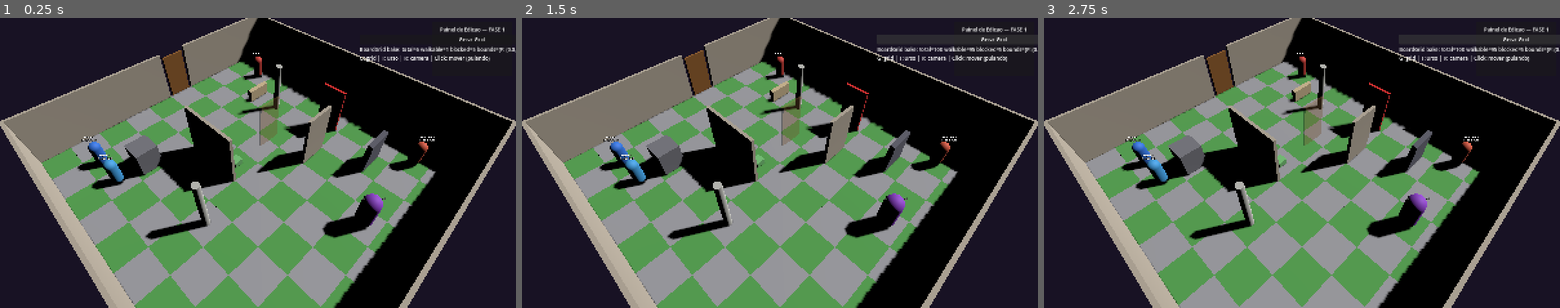
Above: before the commit, frames 1-3 (left to right).
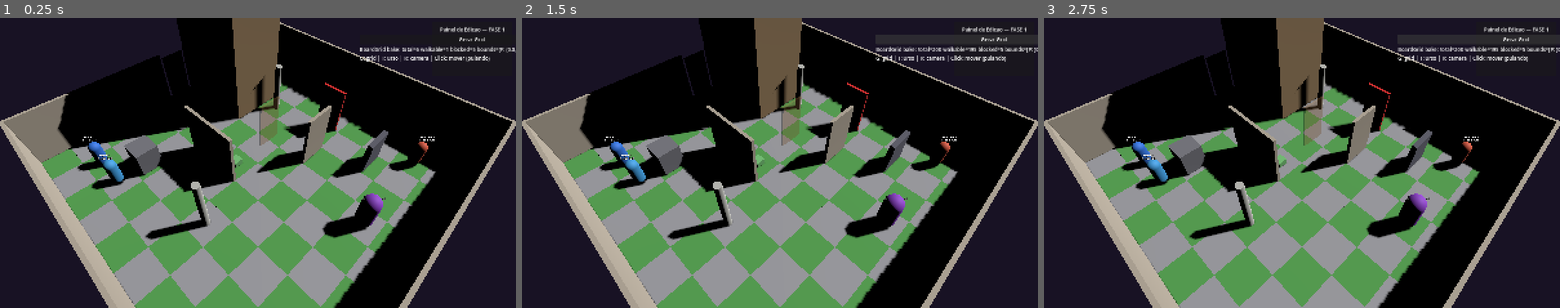
Above: after the commit, the same moments.

Repository: FalconiRod/Little-Sword
Game: Godot game, scene res://src/scenes/main.tscn
Two runs of this game, one before a commit and one after it. Both use one fixed random seed, a clock stepped at 60 frames per second and the inputs below.
Inputs:
- Up to frame 1 (0.25 s): no input
- Up to frame 2 (1.5 s): click "Gerar Grid" at 0.5 s; click "Gerar Grid" at 1.25 s
- Up to frame 3 (2.75 s): click "Gerar Grid" at 2 s

The runs differ from the first frame. In frame 1, 12% of the frame differs, in the area x 11-55%, y 0-46%; in frame 2, 12%, in the area x 11-100%, y 0-46%; in frame 3, 12%.

Commit message:
FASE 5 — StairsLink casa 2 andares (6,0,0)->(6,0,1) asset primitivo, floors_n=2, active_floor PgUp/Dn + fade, BoardGrid stair_links + neighbors

Diff:
--- a/src/board/board.gd
+++ b/src/board/board.gd
@@ -10,6 +10,8 @@
 @export var theme_stone: Resource
 @export var use_checker_pattern: bool = true
 @export var demo_fase2: bool = true
+@export var demo_fase5: bool = true
+@export var active_floor: int = 0
 
 const TILE_F: float = 2.0
 const FLOOR_H_F: float = 7.0
@@ -20,6 +22,7 @@
 var _columns: Array = []
 var _obstacles: Array = []
 var _units: Array = []
+var _stairs: Array = []
 var _regen_count: int = 0
 
 func _get_board_grid() -> Node:
@@ -40,6 +43,8 @@
 	return FLOOR_H_F
 
 func _ready() -> void:
+	if demo_fase5:
+		floors_n = 2
 	if theme_grass == null:
 		theme_grass = _make_grass_theme()
 	if theme_stone == null:
@@ -48,9 +53,16 @@
 	if demo_fase2:
 		generate_fase2_demo()
 	generate_fase3_units()
+	if demo_fase5:
+		generate_fase5_demo()
 	await get_tree().physics_frame
 	await get_tree().physics_frame
 	bake_grid()
+	# expõe active_floor no BoardGrid
+	var bg: Node = _get_board_grid()
+	if bg and bg.has_method("set_active_floor"):
+		bg.call("set_active_floor", active_floor)
+	_apply_floor_visibility()
 
 func _make_grass_theme() -> Resource:
 	var t: Resource = load("res://src/resources/floor_theme.gd").new()
@@ -163,6 +175,63 @@
 	_add_obstacle(Vector3i(4,4,0), 0, prop_scene) # DECOR_SMALL (não bloqueia)
 
 	print("[Board] Fase2 demo: walls=", _walls.size(), " doors=", _doors.size(), " cols=", _columns.size(), " obs=", _obstacles.size())
+
+func generate_fase5_demo() -> void:
+	var stairs_scene: PackedScene = load("res://src/board/stairs_piece.tscn") as PackedScene
+	var def: Resource = load("res://src/resources/stairs_definition.gd").new()
+	def.set("floors", 2)
+	var n: Node = stairs_scene.instantiate()
+	n.set("bottom_cell", Vector3i(6,0,0))
+	n.set("top_cell", Vector3i(6,0,1))
+	n.set("definition", def)
+	add_child(n)
+	_stairs.append(n)
+	print("[Board] Fase5 casa 2 andares link ", n.get("bottom_cell"), " -> ", n.get("top_cell"))
+	# segundo andar tem chao extra e uma unidade no topo para demo
+	# (o chao já foi gerado para floors_n=2)
+	# move uma unidade para o topo para testar
+	var bg: Node = _get_board_grid()
+	if bg and bg.has_method("add_stair_link"):
+		# já registrado pelo stairs_piece
+		pass
+	_apply_floor_visibility()
+
+func _apply_floor_visibility_simple() -> void:
+	for child: Node in get_children():
+		if child.get("cell") != null:
+			var c: Vector3i = child.get("cell") as Vector3i
+			var mesh: Node = child.get_node_or_null("MeshInstance3D") as Node
+			if mesh and mesh.has_method("get_active_material"):
+				pass
+			# se for FloorPiece/Prop/Column/Unit
+			if c.z == active_floor:
+				child.visible = true
+				if child.has_node("MeshInstance3D"):
+					var mi: MeshInstance3D = child.get_node("MeshInstance3D") as MeshInstance3D
+					if mi and mi.mesh and mi.mesh.surface_get_material(0):
+						var mat: StandardMaterial3D = mi.mesh.surface_get_material(0) as StandardMaterial3D
+						if mat:
+							mat.transparency = BaseMaterial3D.TRANSPARENCY_DISABLED
+							mat.albedo_color.a = 1.0
+			elif c.z < active_floor:
+				child.visible = true
+				# andares abaixo semi-transparente
+				if child.has_node("MeshInstance3D"):
+					var mi2: MeshInstance3D = child.get_node("MeshInstance3D") as MeshInstance3D
+					if mi2 and mi2.mesh and mi2.mesh.surface_get_material(0):
+						var mat2: StandardMaterial3D = mi2.mesh.surface_get_material(0) as StandardMaterial3D
+						if mat2:
+							mat2.transparency = BaseMaterial3D.TRANSPARENCY_ALPHA
+							mat2.albedo_color.a = 0.35
+			else:
+				# andar acima invisível (ou 0.15 se quiser ver)
+				child.visible = false
+		elif child.get("grid_pos") != null:
+			var c2: Vector3i = child.get("grid_pos") as Vector3i
+			child.visible = (c2.z == active_floor)
+		elif child.get("bottom_cell") != null:
+			# escada sempre visível
+			child.visible = true
 
 func generate_fase3_units() -> void:
 	var unit_scene: PackedScene = load("res://src/units/board_unit.tscn") as PackedScene
@@ -262,6 +331,10 @@
 		if is_instance_valid(u as Object):
 			(u as Node).queue_free()
 	_units.clear()
+	for s: Variant in _stairs:
+		if is_instance_valid(s as Object):
+			(s as Node).queue_free()
+	_stairs.clear()
 	var bg: Node = _get_board_grid()
 	if bg:
 		if bg.has_method("clear_walls_doors"):
@@ -321,6 +394,67 @@
 	else:
 		push_warning("[Board] BoardGrid nao encontrado para bake")
 
+func set_active_floor(idx: int) -> void:
+	active_floor = clampi(idx, 0, floors_n-1)
+	var bg: Node = _get_board_grid()
+	if bg and bg.has_method("set_active_floor"):
+		bg.call("set_active_floor", active_floor)
+	_apply_floor_visibility()
+	print("[Board] active_floor -> ", active_floor)
+
+func _apply_floor_visibility() -> void:
+	for child: Node in get_children():
+		var has_cell: bool = child.get("cell") != null
+		var has_grid: bool = child.get("grid_pos") != null
+		var has_bottom: bool = child.get("bottom_cell") != null
+		if has_cell:
+			var c: Vector3i = child.get("cell") as Vector3i
+			if c.z == active_floor:
+				child.visible = true
+				_set_alpha(child, 1.0)
+			elif c.z < active_floor:
+				child.visible = true
+				_set_alpha(child, 0.35)
+			else:
+				child.visible = false
+		elif has_grid:
+			var c2: Vector3i = child.get("grid_pos") as Vector3i
+			child.visible = (c2.z == active_floor)
+		elif has_bottom:
+			# escada/casa sempre visível mas com alpha conforme andar
+			child.visible = true
+			var sc: Vector3i = child.get("bottom_cell") as Vector3i
+			if sc.z == active_floor:
+				_set_alpha(child, 1.0)
+			else:
+				_set_alpha(child, 0.45)
+		elif child.get("edge_cell") != null:
+			var ec: Vector3i = child.get("edge_cell") as Vector3i
+			child.visible = (ec.z == active_floor)
+
+func _set_alpha(node: Node, alpha: float) -> void:
+	var mi: MeshInstance3D = node.get_node_or_null("MeshInstance3D") as MeshInstance3D
+	if mi == null:
+		mi = node.get_node_or_null("HouseMesh") as MeshInstance3D
+	if mi and mi.mesh:
+		var mat: StandardMaterial3D = mi.mesh.surface_get_material(0) as StandardMaterial3D
+		if mat:
+			if alpha < 0.99:
+				mat.transparency = BaseMaterial3D.TRANSPARENCY_ALPHA
+			else:
+				mat.transparency = BaseMaterial3D.TRANSPARENCY_DISABLED
+			mat.albedo_color.a = alpha
+	# também tenta StairsMesh
+	var sm: MeshInstance3D = node.get_node_or_null("StairsMesh") as MeshInstance3D
+	if sm and sm.mesh:
+		var m2: StandardMaterial3D = sm.mesh.surface_get_material(0) as StandardMaterial3D
+		if m2:
+			if alpha < 0.99:
+				m2.transparency = BaseMaterial3D.TRANSPARENCY_ALPHA
+			else:
+				m2.transparency = BaseMaterial3D.TRANSPARENCY_DISABLED
+			m2.albedo_color.a = alpha
+
 func regenerate_and_bake() -> void:
 	_regen_count += 1
 	print("[Board] regenerate_and_bake #", _regen_count)
@@ -328,9 +462,15 @@
 	if demo_fase2:
 		generate_fase2_demo()
 	generate_fase3_units()
+	if demo_fase5:
+		generate_fase5_demo()
 	await get_tree().physics_frame
 	await get_tree().physics_frame
 	bake_grid()
+	var bg2: Node = _get_board_grid()
+	if bg2 and bg2.has_method("set_active_floor"):
+		bg2.call("set_active_floor", active_floor)
+	_apply_floor_visibility()
 	print("[Board] regen #", _regen_count, " concluido - xadrez invertido")
 
 func get_pieces() -> Array:
--- /dev/null
+++ b/src/board/stairs_piece.gd
@@ -0,0 +1,58 @@
+extends Node3D
+class_name StairsPiece
+## Asset casa 2-3 andares — visual primitivo + link lógico StairsLink
+
+@export var bottom_cell: Vector3i = Vector3i(4,4,0)
+@export var top_cell: Vector3i = Vector3i(4,4,1)
+@export var definition: Resource
+
+@onready var _house_mesh: MeshInstance3D = $HouseMesh
+@onready var _stairs_mesh: MeshInstance3D = $StairsMesh
+
+func _ready() -> void:
+	if definition == null:
+		definition = load("res://src/resources/stairs_definition.gd").new()
+	_apply()
+	_register()
+
+func _apply() -> void:
+	var def: Resource = definition
+	var col: Color = def.get("albedo_color") as Color if def.get("albedo_color") != null else Color(0.58,0.48,0.35)
+	var floors: int = int(def.get("floors")) if def.get("floors") != null else 2
+	var tile: float = 2.0
+	var fh: float = 7.0
+	# Casa: footprint 2x3 tiles (4x6 unidades), altura floors*FH + 1
+	var house_size: Vector3 = Vector3(float(2)*tile, float(floors)*fh + 0.5, float(3)*tile)
+	var house: BoxMesh = BoxMesh.new()
+	house.size = house_size
+	var mat: StandardMaterial3D = StandardMaterial3D.new()
+	mat.albedo_color = col
+	mat.roughness = 0.85
+	house.material = mat
+	if _house_mesh:
+		_house_mesh.mesh = house
+		_house_mesh.position = Vector3(tile*0.5, house_size.y*0.5, tile)
+	# Escada interna: Box inclinada 2x0.2x 7
+	var stair_size: Vector3 = Vector3(1.2, fh, 1.0)
+	var stair: BoxMesh = BoxMesh.new()
+	stair.size = stair_size
+	var mat2: StandardMaterial3D = StandardMaterial3D.new()
+	mat2.albedo_color = Color(0.65,0.55,0.40)
+	stair.material = mat2
+	if _stairs_mesh:
+		_stairs_mesh.mesh = stair
+		_stairs_mesh.position = Vector3(0, fh*0.5, 0)
+	# posiciona no mundo na célula base
+	var base_world: Vector3 = Vector3(float(bottom_cell.x)*tile+tile*0.5, float(bottom_cell.z)*fh, float(bottom_cell.y)*tile+tile*0.5)
+	global_position = base_world
+
+func _register() -> void:
+	var bg: Node = get_node_or_null("/root/BoardGrid")
+	if bg and bg.has_method("add_stair_link"):
+		bg.call("add_stair_link", bottom_cell, top_cell)
+		print("[StairsPiece] link ", bottom_cell, " -> ", top_cell)
+
+func get_bottom() -> Vector3i:
+	return bottom_cell
+func get_top() -> Vector3i:
+	return top_cell
--- /dev/null
+++ b/src/board/stairs_piece.tscn
@@ -0,0 +1,15 @@
+[gd_scene load_steps=3 format=3 uid="uid://stairs_fase5"]
+
+[ext_resource type="Script" path="res://src/board/stairs_piece.gd" id="1"]
+[sub_resource type="BoxMesh" id="Box_house"]
+size = Vector3(4, 14.5, 6)
+
+[node name="StairsPiece" type="Node3D"]
+script = ExtResource("1")
+
+[node name="HouseMesh" type="MeshInstance3D" parent="."]
+transform = Transform3D(1, 0, 0, 0, 1, 0, 0, 0, 1, 1, 7.25, 2)
+mesh = SubResource("Box_house")
+
+[node name="StairsMesh" type="MeshInstance3D" parent="."]
+transform = Transform3D(1, 0, 0, 0, 1, 0, 0, 0, 1, 0, 3.5, 0)
--- a/src/core/board_grid.gd
+++ b/src/core/board_grid.gd
@@ -12,7 +12,7 @@
 const FLOOR_H: float = 7.0
 const ELEV_H: float = 0.55
 const WALKABLE_CLEARANCE: float = 1.8
-const RAY_FROM_OFFSET: float = 8.0
+const RAY_FROM_OFFSET: float = 2.5
 const RAY_TO_OFFSET: float = 4.0
 
 ## Dados por célula: Vector3i(col, row, floor) -> CellData
@@ -20,6 +20,8 @@
 var _walls: Dictionary = {} # String key "x,y,z:dir" -> true
 var _doors: Array = [] # Array[Dictionary {edge:Vector3i, dir:String, state:int, behind:Vector3i}]
 var occupied: Dictionary = {} # Vector3i -> BoardUnit (Fase3)
+var stair_links: Dictionary = {} # Vector3i -> Vector3i bidirecional
+var active_floor_index: int = 0
 var _bounds: Rect2 = Rect2(0, 0, 10, 10)
 var _floors_n: int = 1
 
@@ -37,8 +39,36 @@
 	_walls.clear()
 	_doors.clear()
 	occupied.clear()
+	stair_links.clear()
+	active_floor_index = 0
 	_bounds = Rect2(0, 0, 10, 10)
 	_floors_n = 1
+
+func add_stair_link(a: Vector3i, b: Vector3i) -> void:
+	if a.z == b.z:
+		push_error("Stair precisa andares diferentes %s" % str([a,b]))
+		return
+	if a.z > b.z:
+		var t: Vector3i = a
+		a = b
+		b = t
+	stair_links[a] = b
+	stair_links[b] = a
+
+func stair_pair(cell: Vector3i) -> Vector3i:
+	return stair_links.get(cell, cell)
+
+func try_cross_stairs(cell: Vector3i) -> Variant:
+	var dest: Vector3i = stair_links.get(cell, cell)
+	if dest == cell:
+		return null
+	if not is_walkable(dest):
+		return null
+	# célula atrás da escada no andar destino deve estar livre (regra similar porta)
+	return dest
+
+func set_active_floor(idx: int) -> void:
+	active_floor_index = clampi(idx, 0, max(0, _floors_n -1))
 
 func place(unit: Node, cell: Vector3i) -> void:
 	occupied[cell] = unit
@@ -57,6 +87,7 @@
 func clear_walls_doors() -> void:
 	_walls.clear()
 	_doors.clear()
+	stair_links.clear()
 
 func _wall_key(cell: Vector3i, dir: String) -> String:
 	return "%d,%d,%d:%s" % [cell.x, cell.y, cell.z, dir]
@@ -346,11 +377,14 @@
 	for off: Vector3i in [Vector3i(1, 0, 0), Vector3i(-1, 0, 0), Vector3i(0, 1, 0), Vector3i(0, -1, 0)]:
 		var n: Vector3i = cell + off
 		if is_walkable(n):
-			# Elevação pequena (diff <=1) é auto-transponível
 			var ea: int = int((_cells[cell] as Dictionary).get("elev", 0)) if _cells.has(cell) else 0
 			var eb: int = int((_cells[n] as Dictionary).get("elev", 0)) if _cells.has(n) else 0
 			if abs(eb - ea) <= 1:
-				out.append(n)
+				if not has_wall_between(cell, n):
+					out.append(n)
+	var stair: Vector3i = stair_links.get(cell, cell)
+	if stair != cell and is_walkable(stair):
+		out.append(stair)
 	return out
 
 func compute_reachable(start: Vector3i, max_steps: int, ignore_units: bool = true) -> Dictionary:
--- /dev/null
+++ b/src/resources/stairs_definition.gd
@@ -0,0 +1,8 @@
+extends Resource
+class_name StairsDefinition
+
+@export var display_name: String = "Escada Casa"
+@export var floors: int = 2 # 2 ou 3 andares
+@export var footprint: Vector2i = Vector2i(2, 3) # casas ocupadas no chão
+@export var albedo_color: Color = Color(0.58, 0.48, 0.35)
+@export var model_scene: PackedScene = null # futuro asset casa 2-3 andares
--- a/src/scenes/main.gd
+++ b/src/scenes/main.gd
@@ -28,8 +28,9 @@
 		_editor.call("bind_board", _board)
 	_update_camera()
 	if _label_info and _board:
-		_label_info.text = "Little Sword REFEITO — FASE 4 | TILE=%.1f | %dx%d | Clique unidade → destino | G/T" % [_get_tile(), _board.get("width"), _board.get("height")]
-	print_rich("[color=cyan][Main][/color] FASE 4 pronta. TILE=", _get_tile(), " Board ", _board.get("width"), "x", _board.get("height"))
+		var af: int = int(_board.get("active_floor")) if _board.get("active_floor") != null else 0
+		_label_info.text = "Little Sword REFEITO — FASE 5 | TILE=%.1f | %dx%d | Andar %d | Clique→mover | G/T/PgUp/Dn" % [_get_tile(), _board.get("width"), _board.get("height"), af]
+	print_rich("[color=cyan][Main][/color] FASE 5 pronta. TILE=", _get_tile(), " Board ", _board.get("width"), "x", _board.get("height"), " floors=", _board.get("floors_n"))
 	_print_debug_info()
 	# screenshot debug após 0.5s + re-log de camera após física
 	await get_tree().create_timer(0.5).timeout
@@ -130,6 +131,10 @@
 		elif ke.keycode == KEY_T:
 			print("[Main] T druida transform")
 			_trigger_druida()
+		elif ke.keycode == KEY_PAGEUP or ke.keycode == KEY_KP_ADD:
+			_change_floor(1)
+		elif ke.keycode == KEY_PAGEDOWN or ke.keycode == KEY_KP_SUBTRACT:
+			_change_floor(-1)
 		elif ke.keycode == KEY_R:
 			print("[Main] R pressionado")
 			_yaw = -45.0
@@ -148,6 +153,10 @@
 		elif ke.keycode == KEY_T:
 			print("[Main] T _input")
 			_trigger_druida()
+		elif ke.keycode == KEY_PAGEUP:
+			_change_floor(1)
+		elif ke.keycode == KEY_PAGEDOWN:
+			_change_floor(-1)
 
 func _trigger_regenerate() -> void:
 	if _is_regenerating:
@@ -169,6 +178,24 @@
 		_is_regenerating = false
 		print("[Main] regenerate concluido")
 	callable.call()
+
+func _change_floor(delta: int) -> void:
+	if _board == null or not _board.has_method("set_active_floor"):
+		return
+	var cur: int = int(_board.get("active_floor")) if _board.get("active_floor") != null else 0
+	var nxt: int = cur + delta
+	_board.call("set_active_floor", nxt)
+	# camera fade (exponencial já em update_camera, aqui só log)
+	var bg: Node = get_node_or_null("/root/BoardGrid")
+	var af: int = int(bg.get("active_floor_index")) if bg and bg.get("active_floor_index") != null else nxt
+	print("[Main] andar -> ", af)
+	if _label_info and _board:
+		_label_info.text = "Andar %d | G/T/PgUp/Dn | clique para mover" % [af]
+	# retrato fade simulado: modula InfoLabel
+	if _label_info:
+		var tw: Tween = create_tween()
+		_label_info.modulate.a = 0.3
+		tw.tween_property(_label_info, "modulate:a", 1.0, 0.25)
 
 func _trigger_druida() -> void:
 	if _board == null:
@@ -196,16 +223,21 @@
 	var mouse: Vector2 = get_viewport().get_mouse_position()
 	var origin: Vector3 = _camera.project_ray_origin(mouse)
 	var dir: Vector3 = _camera.project_ray_normal(mouse)
-	# interseção com plano y=0 (chão)
 	if abs(dir.y) < 0.001:
 		return null
-	var t: float = -origin.y / dir.y
+	var bg: Node = get_node_or_null("/root/BoardGrid")
+	var af: int = int(bg.get("active_floor_index")) if bg and bg.get("active_floor_index") != null else 0
+	var floor_y: float = float(af) * 7.0
+	var t: float = (floor_y - origin.y) / dir.y
+	if t < 0:
+		# tenta chão 0
+		t = -origin.y / dir.y
+		af = 0
 	if t < 0:
 		return null
 	var hit: Vector3 = origin + dir * t
-	var bg: Node = get_node_or_null("/root/BoardGrid")
 	if bg and bg.has_method("world_to_cell"):
-		return bg.call("world_to_cell", hit, 0)
+		return bg.call("world_to_cell", hit, af)
 	return null
 
 func _get_unit_at_cell(cell: Vector3i) -> Node:
Binary file added: screenshots/debug_fase1_2456.png
Not shown, added: screenshots/debug_fase1_2456.png.import
Binary file added: screenshots/debug_fase1_2476.png
Not shown, added: screenshots/debug_fase1_2476.png.import
Binary file added: screenshots/debug_fase1_2521.png
Not shown, added: screenshots/debug_fase1_2521.png.import
Binary file added: screenshots/debug_fase1_2559.png
Binary file added: screenshots/debug_fase1_2564.png
Not shown, added: screenshots/debug_fase1_2813.png.import
Not shown, added: src/autoload/dice_manager.gd.uid
Not shown, added: src/movement/movement_manager.gd.uid
Not shown, added: src/resources/character_definition.gd.uid
(and 1 more such lines)
